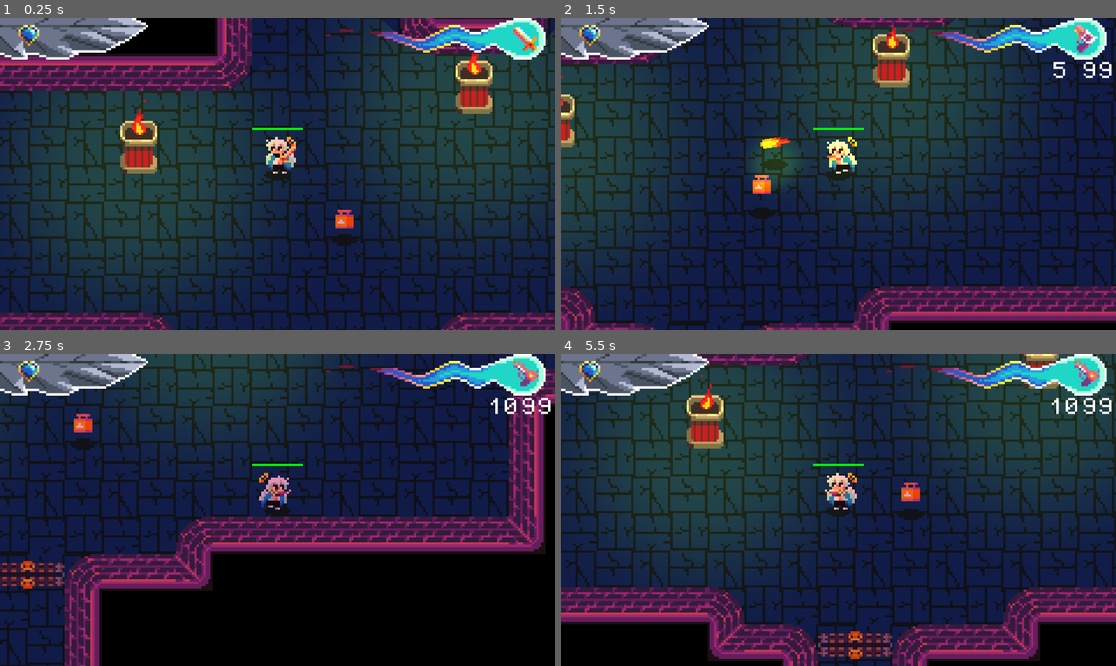
Above: before the commit, frames 1-4 (two rows, left to right).
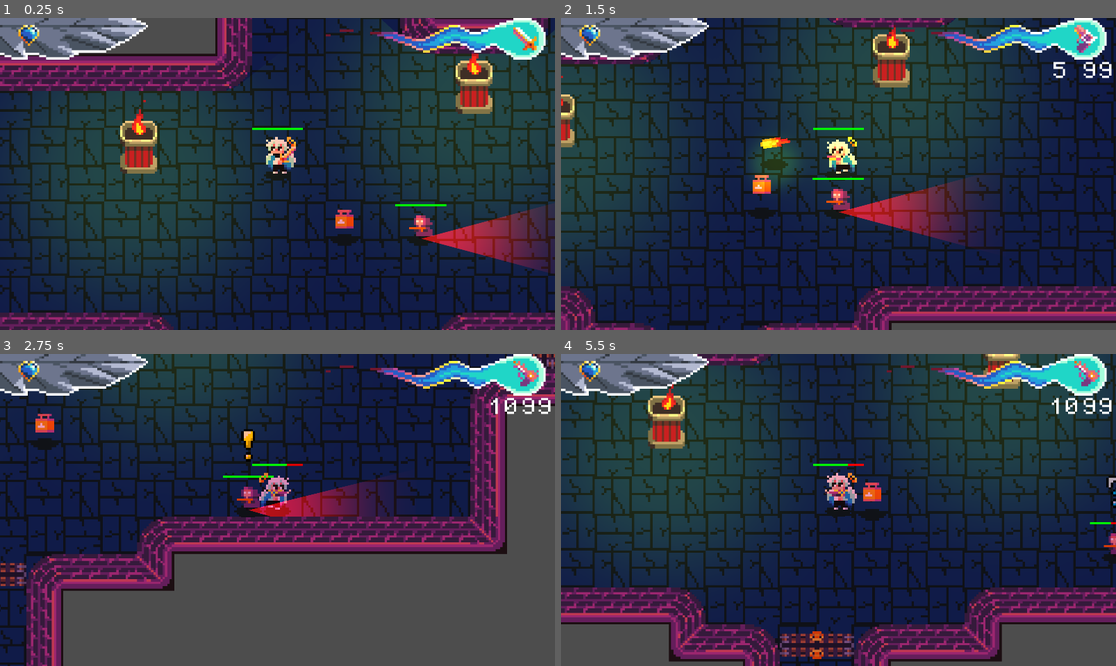
Above: after the commit, the same moments.

Repository: NielsOuvrard/TheShadowOfHeaven
Game: Godot game, scene res://Scenes/gameplay.tscn
Same seed, same stepped clock (60 frames per second), same inputs: the game is played once before the commit and once after it.
Inputs (mouse positions are in pixels of both pictures, inside the frame that each line leads up to):
- Up to frame 1 (0.25 s): no input
- Up to frame 2 (1.5 s): move the mouse to (960, 158) at 0.52 s; hold Right (move_right) 0.53-1.28 s; hold Q (change_weapon) 0.53-1.28 s; move the mouse to (727, 189) at 1.27 s; hold Down (move_down) from 1.28 s (still down); tap Space (shoot) at 1.35 s
- Up to frame 3 (2.75 s): move the mouse to (333, 441) at 2.02 s; release Down (move_down) at 2.03 s; hold Right (move_right) from 2.03 s (still down); hold Q (change_weapon) from 2.03 s (still down)
- Up to frame 4 (5.5 s): move the mouse to (810, 572) at 2.77 s; release Right (move_right) at 2.78 s; release Q (change_weapon) at 2.78 s; hold Up (move_up) 2.78-3.53 s; tap Space (shoot) at 2.85, 4.35 s; move the mouse to (1005, 556) at 3.52 s; hold Q (change_weapon) 3.53-4.28 s; hold Left (move_left) 3.53-5.03 s; tap R (reload) at 4.15 s; move the mouse to (672, 463) at 4.27 s; move the mouse to (866, 510) at 5.02 s; hold Down (move_down) from 5.03 s (still down); hold Q (change_weapon) from 5.03 s (still down)

The runs differ from the first frame. In frame 1, 4.7% of the frame differs, in the area x 14-100%, y 0-82%; in frame 2, 3.8%; in frame 3, 58%, in the area x 0-100%, y 0-100%; in frame 4, 41%.

Commit message:
HACK commit

Diff:
--- /dev/null
+++ b/Scenes/debug.tscn
@@ -0,0 +1,64 @@
+[gd_scene load_steps=7 format=3 uid="uid://c14u0rfd784te"]
+
+[ext_resource type="PackedScene" uid="uid://0y06vbi8ods3" path="res://Scenes/player.tscn" id="1_x7mg7"]
+[ext_resource type="PackedScene" uid="uid://cy2atdt0bqntm" path="res://Scenes/torch.tscn" id="2_kyybb"]
+[ext_resource type="PackedScene" uid="uid://bcbtjhffrph75" path="res://Scenes/item.tscn" id="3_8qi6d"]
+[ext_resource type="PackedScene" uid="uid://domryt018ofom" path="res://Scenes/weapon.tscn" id="4_5udwh"]
+[ext_resource type="PackedScene" uid="uid://ci1y4rydunn2t" path="res://Scenes/sectarian.tscn" id="5_dqq4o"]
+
+[sub_resource type="Curve2D" id="Curve2D_0flpk"]
+_data = {
+"points": PackedVector2Array(-52.4091, 93.0408, 52.4091, -93.0408, 355, 434, -35.5282, -27.4804, 35.5282, 27.4804, 507, 395, 51.8202, -74.5897, -51.8202, 74.5897, 530, 501, 0, 0, 0, 0, 375, 512, -38.2763, 52.9979, 38.2763, -52.9979, 355, 434)
+}
+point_count = 5
+
+[node name="Debug" type="Node2D"]
+y_sort_enabled = true
+
+[node name="Player" parent="." instance=ExtResource("1_x7mg7")]
+z_index = 1
+y_sort_enabled = true
+position = Vector2(428, 469)
+debug = true
+
+[node name="Camera2D" type="Camera2D" parent="Player"]
+z_index = 100
+position = Vector2(-2.08165e-12, -2.08165e-12)
+zoom = Vector2(8, 8)
+position_smoothing_speed = 15.0
+
+[node name="Torch" parent="." instance=ExtResource("2_kyybb")]
+z_index = 1
+y_sort_enabled = true
+position = Vector2(496, 496)
+
+[node name="Torch2" parent="." instance=ExtResource("2_kyybb")]
+z_index = 1
+y_sort_enabled = true
+position = Vector2(382, 495)
+
+[node name="Item" parent="." instance=ExtResource("3_8qi6d")]
+z_index = 1
+y_sort_enabled = true
+position = Vector2(403, 453)
+
+[node name="Weapon" parent="." instance=ExtResource("4_5udwh")]
+z_index = 1
+y_sort_enabled = true
+position = Vector2(351, 461)
+
+[node name="Sectarian" parent="." node_paths=PackedStringArray("followed_path") instance=ExtResource("5_dqq4o")]
+position = Vector2(321, 474)
+followed_path = NodePath("../Path2D/PathFollow2D")
+
+[node name="Sectarian2" parent="." instance=ExtResource("5_dqq4o")]
+position = Vector2(448, 496)
+movement_type = 1
+
+[node name="Path2D" type="Path2D" parent="."]
+position = Vector2(-7.97717, 12.6954)
+curve = SubResource("Curve2D_0flpk")
+
+[node name="PathFollow2D" type="PathFollow2D" parent="Path2D"]
+position = Vector2(355, 434)
+rotation = -1.05781
--- a/Scenes/greed.tscn
+++ b/Scenes/greed.tscn
@@ -162,6 +162,9 @@
 rotation = 0.700315
 progress = 447.311
 
+[node name="Sectarian" parent="Sectarians" instance=ExtResource("3_oa1ul")]
+position = Vector2(97, 8)
+
 [node name="Items" type="Node2D" parent="."]
 y_sort_enabled = true
 
--- a/Scripts/data.gd
+++ b/Scripts/data.gd
@@ -75,6 +75,8 @@
 	}
 }
 
+
+# ? remplace collision data by animationPlayer ?
 const PROJECTILS = {
 	Projectiles.PISTOL: {
 		"animation": "pistol",
--- a/Scripts/item.gd
+++ b/Scripts/item.gd
@@ -6,7 +6,7 @@
 # Date: 24-09-2024
 #
 
-extends Node2D
+extends Node2D # change it to area 2D directly ?
 
 @onready var animation_player: AnimationPlayer = $AnimationPlayer
 @onready var item_sprite: Sprite2D = $ItemSprite
--- a/Scripts/sectarian.gd
+++ b/Scripts/sectarian.gd
@@ -47,7 +47,9 @@
 var knockback_velocity = Vector2.ZERO
 var last_time_i_saw_him : Vector2
 
+# TODO if player very close, he will attack
 # TODO if he takes a projectile, he will search at the projectile's position
+# TODO if he gets attacking, he send a signal to clsest enemy to attack the player
 
 # for now, we will put a scene for each weapon_sprite's bullet
 const PROJECTILE = preload("res://scenes/projectile.tscn")
@@ -150,6 +152,8 @@
 
 func fuck_i_lost_him(delta: float):
 	if (last_time_i_saw_him - position).length() < 5:
+		sect_look_at = sect_look_at.rotated(SPEED_ROTATE)
+		update_rotation()
 		return
 	direction = (last_time_i_saw_him - position).normalized()
 	velocity += direction * SPEED * delta
--- a/Scripts/weapons.gd
+++ b/Scripts/weapons.gd
@@ -6,7 +6,7 @@
 # Date: 24-09-2024
 #
 
-extends Node2D
+extends Node2D # change it to area 2D directly ?
 
 @onready var animation_player: AnimationPlayer = $AnimationPlayer
 @onready var weapon_sprite: Sprite2D = $WeaponSprite
--- a/project.godot
+++ b/project.godot
@@ -112,4 +112,3 @@
 [rendering]
 
 textures/canvas_textures/default_texture_filter=0
-environment/defaults/default_clear_color=Color(0, 0, 0, 1)
